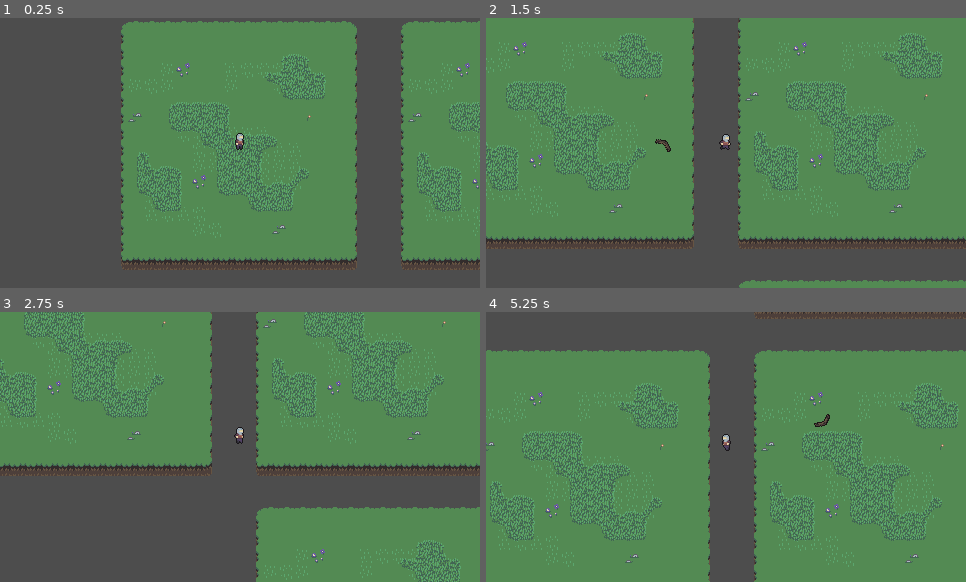
Above: before the commit, frames 1-4 (two rows, left to right).
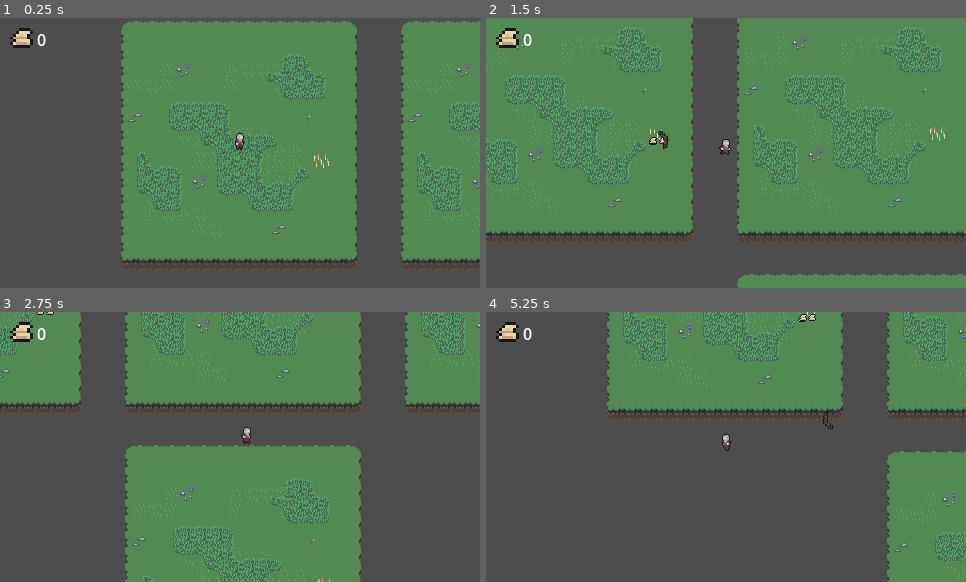
Above: after the commit, the same moments.

Repository: Yusless/tilespinninggame
Game: Godot game, scene res://scenes/main_scene.tscn
The game is run twice, just before and just after one commit, with the same random seed, the same clock (stepped at 60 frames per second) and the same inputs.
Inputs (mouse positions are in pixels of both pictures, inside the frame that each line leads up to):
- Up to frame 1 (0.25 s): no input
- Up to frame 2 (1.5 s): tap Enter at 0.5 s; move the mouse to (831, 139) at 0.52 s; press the mouse at (831, 139) at 0.53 s; hold D (move_right) 0.53-1.28 s; move the mouse to (630, 166) at 1.27 s; release the mouse at (630, 166) at 1.28 s; hold S (move_down) from 1.28 s (still down); click (630, 166) at 1.35 s
- Up to frame 3 (2.75 s): move the mouse to (288, 387) at 2.02 s; release S (move_down) at 2.03 s; press the mouse at (288, 387) at 2.03 s; hold D (move_right) from 2.03 s (still down)
- Up to frame 4 (5.25 s): move the mouse to (702, 501) at 2.77 s; release D (move_right) at 2.78 s; release the mouse at (702, 501) at 2.78 s; hold W (move_up) 2.78-3.53 s; click (702, 501) at 2.85 s; move the mouse to (870, 487) at 3.52 s; press the mouse at (870, 487) at 3.53 s; hold A (move_left) 3.53-5.03 s; move the mouse to (582, 406) at 4.27 s; release the mouse at (582, 406) at 4.28 s; click (582, 406) at 4.35 s; move the mouse to (750, 447) at 5.02 s; press the mouse at (750, 447) at 5.03 s; hold S (move_down) from 5.03 s (still down)

The runs differ from the first frame. In frame 1, 0.4% of the frame differs, in the area x 2-69%, y 3-56%; in frame 2, 20%; in frame 3, 60%; in frame 4, 73%, in the area x 0-100%, y 0-100%.

Commit message:
Added resource components, manager and counter

Diff:
--- /dev/null
+++ b/global.gd
@@ -0,0 +1,6 @@
+extends Node
+
+func get_manager(manager_type: Object):
+	for mgr in get_tree().get_nodes_in_group("Managers"):
+		if is_instance_of(mgr, manager_type):
+			return mgr
--- /dev/null
+++ b/hud/hud.tscn
@@ -0,0 +1,33 @@
+[gd_scene format=3 uid="uid://bjtqir2jwep7s"]
+
+[ext_resource type="PackedScene" uid="uid://cqe4c2cnhc5f5" path="res://hud/resource_counter.tscn" id="1_6ca3a"]
+[ext_resource type="Resource" uid="uid://c3xr3hu8jlinu" path="res://natural_resources/wheat_resource.tres" id="2_2gk58"]
+
+[node name="HUD" type="Control" unique_id=1161228326]
+layout_mode = 3
+anchors_preset = 15
+anchor_right = 1.0
+anchor_bottom = 1.0
+grow_horizontal = 2
+grow_vertical = 2
+
+[node name="MarginContainer" type="MarginContainer" parent="." unique_id=1989892583]
+layout_mode = 1
+anchors_preset = 15
+anchor_right = 1.0
+anchor_bottom = 1.0
+grow_horizontal = 2
+grow_vertical = 2
+theme_override_constants/margin_left = 10
+theme_override_constants/margin_top = 10
+theme_override_constants/margin_right = 10
+theme_override_constants/margin_bottom = 10
+
+[node name="ResourceCounters" type="VBoxContainer" parent="MarginContainer" unique_id=1200879334]
+layout_mode = 2
+size_flags_horizontal = 0
+size_flags_vertical = 0
+
+[node name="WheatCounter" parent="MarginContainer/ResourceCounters" unique_id=522965764 instance=ExtResource("1_6ca3a")]
+layout_mode = 2
+resource = ExtResource("2_2gk58")
--- /dev/null
+++ b/hud/resource_counter.gd
@@ -0,0 +1,22 @@
+extends HBoxContainer
+class_name ResourceCounter
+
+@export var counter: Label
+@export var resource: NaturalResource
+var resource_manager: ResourceManager
+
+func _ready():
+	resource_manager = Global.get_manager(ResourceManager)
+	resource_manager.resource_added.connect(_on_resource_manager_resource_added)
+	resource_manager.resource_detracted.connect(_on_resource_manager_resource_detracted)
+
+func update_counter():
+	counter.text = str(resource_manager.resource_amounts[resource])
+
+func _on_resource_manager_resource_added(res: NaturalResource):
+	if res == resource:
+		update_counter()
+
+func _on_resource_manager_resource_detracted(res: NaturalResource):
+	if res == resource:
+		update_counter()
--- /dev/null
+++ b/hud/resource_counter.tscn
@@ -0,0 +1,17 @@
+[gd_scene format=3 uid="uid://cqe4c2cnhc5f5"]
+
+[ext_resource type="Script" uid="uid://d2a5hdu6aahq6" path="res://hud/resource_counter.gd" id="1_bq7jd"]
+[ext_resource type="Texture2D" uid="uid://ccks4rl8s3h2l" path="res://natural_resources/resource_icons.png" id="1_kya28"]
+
+[node name="WheatCounter" type="HBoxContainer" unique_id=522965764 node_paths=PackedStringArray("counter")]
+script = ExtResource("1_bq7jd")
+counter = NodePath("Counter")
+
+[node name="Icon" type="TextureRect" parent="." unique_id=1770491988]
+layout_mode = 2
+texture = ExtResource("1_kya28")
+expand_mode = 3
+
+[node name="Counter" type="Label" parent="." unique_id=761771920]
+layout_mode = 2
+text = "0"
--- a/materials/wheat.tscn
+++ /dev/null
@@ -1,22 +0,0 @@
-[gd_scene format=3 uid="uid://dojvj3gokqoqk"]
-
-[ext_resource type="Script" uid="uid://nno1v8gxy1x8" path="res://components/health_component.gd" id="1_bjdyc"]
-[ext_resource type="Script" uid="uid://drtj3bknkeioh" path="res://components/hurtbox_component.gd" id="2_sfjcg"]
-
-[sub_resource type="RectangleShape2D" id="RectangleShape2D_kg37j"]
-
-[node name="Wheat" type="Node2D" unique_id=173354698]
-
-[node name="HealthComponent" type="Node" parent="." unique_id=992880836]
-script = ExtResource("1_bjdyc")
-max_health = 1
-metadata/_custom_type_script = "uid://nno1v8gxy1x8"
-
-[node name="HurtboxComponent" type="Area2D" parent="." unique_id=1985610439]
-collision_layer = 0
-collision_mask = 4
-script = ExtResource("2_sfjcg")
-
-[node name="CollisionShape2D" type="CollisionShape2D" parent="HurtboxComponent" unique_id=756006451]
-shape = SubResource("RectangleShape2D_kg37j")
-debug_color = Color(1.6364455e-06, 0.6465062, 0.24281707, 0.41960785)
--- /dev/null
+++ b/natural_resources/natural_resource.gd
@@ -0,0 +1,4 @@
+extends Resource
+class_name NaturalResource
+
+@export var name := "wheat"
--- /dev/null
+++ b/natural_resources/natural_resource_node.gd
@@ -0,0 +1,39 @@
+extends Node2D
+class_name NaturalResourceNode
+
+@onready var collectable_scene := preload("res://natural_resources/resource_collectable.tscn")
+
+@export var resource: NaturalResource
+@export var health_component: HealthComponent
+@export var amount_min := 1
+@export var amount_max := 2
+@export var collectable_amount := 3
+@export var collectable_origin: Marker2D
+@export var sprite: AnimatedSprite2D
+
+var harvested := false
+
+func _ready() -> void:
+	health_component.health_depleted.connect(_on_health_depleted)
+	sprite.play("default")
+
+func spawn_collectable():
+	var collectable: ResourceCollectable = collectable_scene.instantiate()
+	collectable.amount = randi_range(amount_min, amount_max)
+	collectable.resource = resource
+	call_deferred("add_child", collectable)
+	collectable.top_level = true
+	collectable.global_position = global_position
+	print(1)
+	pass
+
+func harvest():
+	if harvested:
+		return
+	harvested = true
+	for i in range(collectable_amount):
+		spawn_collectable()
+	sprite.play("harvested")
+
+func _on_health_depleted():
+	harvest()
--- /dev/null
+++ b/natural_resources/resource_collectable.gd
@@ -0,0 +1,42 @@
+extends Node2D
+class_name ResourceCollectable
+
+@export var resource: NaturalResource
+@export var amount := 1
+@export var fly_up_distance := 8.0
+@export var drop_distance := 8.0
+@export var horizontal_spread_max := 6.0
+@export var sprite: AnimatedSprite2D
+@export var animation_player: AnimationPlayer
+@export var collision_shape: CollisionShape2D
+
+
+func _ready() -> void:
+	drop()
+
+func drop():
+	var direction := 1 if randi()%2 else -1
+	var keyframe1 := global_position + Vector2(
+		randf_range(0, horizontal_spread_max) * direction,
+		-fly_up_distance + randf_range(-2.0, 2.0),
+	)
+	var keyframe2 := global_position + Vector2(
+		randf_range(0, horizontal_spread_max) * direction,
+		drop_distance + randf_range(-2.0, 2.0),
+	)
+
+	var tween := create_tween()
+	tween.tween_property(self, "global_position", keyframe1, 0.15).set_ease(Tween.EASE_OUT)
+	tween.tween_property(self, "global_position", keyframe2, 0.25).set_ease(Tween.EASE_IN)
+	tween.tween_property(collision_shape, "disabled", false, 0.0)
+
+func collect():
+	var res_mgr: ResourceManager = Global.get_manager(ResourceManager)
+	res_mgr.add_resource(resource, amount)
+	animation_player.play("collect")
+	await animation_player.animation_finished
+	if is_inside_tree():
+		queue_free()
+
+func _on_player_detector_area_entered(_area: Area2D) -> void:
+	collect()
--- /dev/null
+++ b/natural_resources/resource_collectable.tscn
@@ -0,0 +1,109 @@
+[gd_scene format=3 uid="uid://d267fo2rmy84p"]
+
+[ext_resource type="Script" uid="uid://csnbwddnflk0" path="res://natural_resources/resource_collectable.gd" id="1_o1gfo"]
+[ext_resource type="Texture2D" uid="uid://ccks4rl8s3h2l" path="res://natural_resources/resource_icons.png" id="2_qq1v6"]
+
+[sub_resource type="AtlasTexture" id="AtlasTexture_511nk"]
+atlas = ExtResource("2_qq1v6")
+region = Rect2(0, 0, 8, 8)
+
+[sub_resource type="SpriteFrames" id="SpriteFrames_o1gfo"]
+animations = [{
+"frames": [{
+"duration": 1.0,
+"texture": SubResource("AtlasTexture_511nk")
+}],
+"loop": 1,
+"name": &"wheat",
+"speed": 5.0
+}]
+
+[sub_resource type="Animation" id="Animation_21ecd"]
+length = 0.001
+tracks/0/type = "value"
+tracks/0/imported = false
+tracks/0/enabled = true
+tracks/0/path = NodePath("Sprite:position")
+tracks/0/interp = 1
+tracks/0/loop_wrap = true
+tracks/0/keys = {
+"times": PackedFloat32Array(0),
+"transitions": PackedFloat32Array(1),
+"update": 0,
+"values": [Vector2(0, 0)]
+}
+tracks/1/type = "value"
+tracks/1/imported = false
+tracks/1/enabled = true
+tracks/1/path = NodePath("Sprite:modulate")
+tracks/1/interp = 1
+tracks/1/loop_wrap = true
+tracks/1/keys = {
+"times": PackedFloat32Array(0),
+"transitions": PackedFloat32Array(1),
+"update": 0,
+"values": [Color(1, 1, 1, 1)]
+}
+
+[sub_resource type="Animation" id="Animation_mhojj"]
+resource_name = "collect"
+length = 0.39999999999999997
+step = 0.1
+tracks/0/type = "value"
+tracks/0/imported = false
+tracks/0/enabled = true
+tracks/0/path = NodePath("Sprite:position")
+tracks/0/interp = 1
+tracks/0/loop_wrap = true
+tracks/0/keys = {
+"times": PackedFloat32Array(0, 0.4),
+"transitions": PackedFloat32Array(1, 0.5),
+"update": 0,
+"values": [Vector2(0, 0), Vector2(0, -4)]
+}
+tracks/1/type = "value"
+tracks/1/imported = false
+tracks/1/enabled = true
+tracks/1/path = NodePath("Sprite:modulate")
+tracks/1/interp = 1
+tracks/1/loop_wrap = true
+tracks/1/keys = {
+"times": PackedFloat32Array(0, 0.4),
+"transitions": PackedFloat32Array(1, 0.5),
+"update": 0,
+"values": [Color(1, 1, 1, 1), Color(1, 1, 1, 0)]
+}
+
+[sub_resource type="AnimationLibrary" id="AnimationLibrary_y2dwq"]
+_data = {
+&"RESET": SubResource("Animation_21ecd"),
+&"collect": SubResource("Animation_mhojj")
+}
+
+[sub_resource type="RectangleShape2D" id="RectangleShape2D_kg37j"]
+size = Vector2(12, 12)
+
+[node name="ResourceCollectable" type="Node2D" unique_id=311562473 node_paths=PackedStringArray("sprite", "animation_player", "collision_shape")]
+top_level = true
+script = ExtResource("1_o1gfo")
+sprite = NodePath("Sprite")
+animation_player = NodePath("AnimationPlayer")
+collision_shape = NodePath("PlayerDetector/CollisionShape2D")
+
+[node name="Sprite" type="AnimatedSprite2D" parent="." unique_id=337912061]
+sprite_frames = SubResource("SpriteFrames_o1gfo")
+animation = &"wheat"
+
+[node name="AnimationPlayer" type="AnimationPlayer" parent="." unique_id=1278813624]
+libraries/ = SubResource("AnimationLibrary_y2dwq")
+
+[node name="PlayerDetector" type="Area2D" parent="." unique_id=66793969]
+collision_layer = 0
+collision_mask = 2
+
+[node name="CollisionShape2D" type="CollisionShape2D" parent="PlayerDetector" unique_id=750306244]
+shape = SubResource("RectangleShape2D_kg37j")
+disabled = true
+debug_color = Color(1.6364455e-06, 0.6465062, 0.24281707, 0.41960785)
+
+[connection signal="area_entered" from="PlayerDetector" to="." method="_on_player_detector_area_entered"]
--- /dev/null
+++ b/natural_resources/resource_manager.gd
@@ -0,0 +1,21 @@
+extends Node
+class_name ResourceManager
+
+signal resource_added(resource: NaturalResource)
+signal resource_detracted(resource: NaturalResource)
+
+@export var available_resources: Array[NaturalResource]
+
+var resource_amounts: Dictionary[NaturalResource, int]
+
+func _ready() -> void:
+	for res in available_resources:
+		resource_amounts[res] = 0
+
+func add_resource(res: NaturalResource, amount: int):
+	resource_amounts[res] += amount
+	resource_added.emit(res)
+
+func detract_resource(res: NaturalResource, amount: int):
+	resource_amounts[res] = max(0, resource_amounts[res] - amount)
+	resource_detracted.emit(res)
--- /dev/null
+++ b/natural_resources/wheat.tscn
@@ -0,0 +1,65 @@
+[gd_scene format=3 uid="uid://dojvj3gokqoqk"]
+
+[ext_resource type="Script" uid="uid://dbsn27wpp5q4p" path="res://natural_resources/natural_resource_node.gd" id="1_gwl5s"]
+[ext_resource type="Resource" uid="uid://c3xr3hu8jlinu" path="res://natural_resources/wheat_resource.tres" id="2_skmqv"]
+[ext_resource type="Script" uid="uid://nno1v8gxy1x8" path="res://components/health_component.gd" id="2_wtba6"]
+[ext_resource type="Script" uid="uid://drtj3bknkeioh" path="res://components/hurtbox_component.gd" id="3_skmqv"]
+[ext_resource type="Texture2D" uid="uid://cucejsxyki48h" path="res://assets/graphics/wheat_placeholder.png" id="4_2byp2"]
+
+[sub_resource type="RectangleShape2D" id="RectangleShape2D_kg37j"]
+
+[sub_resource type="AtlasTexture" id="AtlasTexture_r6an1"]
+atlas = ExtResource("4_2byp2")
+region = Rect2(0, 0, 16, 16)
+
+[sub_resource type="AtlasTexture" id="AtlasTexture_ebd77"]
+atlas = ExtResource("4_2byp2")
+region = Rect2(16, 0, 16, 16)
+
+[sub_resource type="SpriteFrames" id="SpriteFrames_kg37j"]
+animations = [{
+"frames": [{
+"duration": 1.0,
+"texture": SubResource("AtlasTexture_r6an1")
+}],
+"loop": 1,
+"name": &"default",
+"speed": 5.0
+}, {
+"frames": [{
+"duration": 1.0,
+"texture": SubResource("AtlasTexture_ebd77")
+}],
+"loop": 1,
+"name": &"harvested",
+"speed": 5.0
+}]
+
+[node name="Wheat" type="Node2D" unique_id=173354698 node_paths=PackedStringArray("health_component", "collectable_origin", "sprite")]
+script = ExtResource("1_gwl5s")
+resource = ExtResource("2_skmqv")
+health_component = NodePath("HealthComponent")
+collectable_origin = NodePath("CollectableOrigin")
+sprite = NodePath("Sprite")
+
+[node name="HealthComponent" type="Node" parent="." unique_id=992880836]
+script = ExtResource("2_wtba6")
+max_health = 1
+metadata/_custom_type_script = "uid://nno1v8gxy1x8"
+
+[node name="HurtboxComponent" type="Area2D" parent="." unique_id=1985610439 node_paths=PackedStringArray("health_component")]
+collision_layer = 32
+collision_mask = 4
+script = ExtResource("3_skmqv")
+health_component = NodePath("../HealthComponent")
+
+[node name="CollisionShape2D" type="CollisionShape2D" parent="HurtboxComponent" unique_id=756006451]
+shape = SubResource("RectangleShape2D_kg37j")
+debug_color = Color(1.6364455e-06, 0.6465062, 0.24281707, 0.41960785)
+
+[node name="Sprite" type="AnimatedSprite2D" parent="." unique_id=262051222]
+sprite_frames = SubResource("SpriteFrames_kg37j")
+animation = &"harvested"
+
+[node name="CollectableOrigin" type="Marker2D" parent="." unique_id=1246272587]
+visible = false
--- /dev/null
+++ b/natural_resources/wheat_resource.tres
@@ -0,0 +1,7 @@
+[gd_resource type="Resource" script_class="NaturalResource" format=3 uid="uid://c3xr3hu8jlinu"]
+
+[ext_resource type="Script" uid="uid://36bx0jkgt0vc" path="res://natural_resources/natural_resource.gd" id="1_mj7v3"]
+
+[resource]
+script = ExtResource("1_mj7v3")
+metadata/_custom_type_script = "uid://36bx0jkgt0vc"
--- a/player/boomerang.tscn
+++ b/player/boomerang.tscn
@@ -19,7 +19,7 @@
 
 [node name="Hitbox" type="Area2D" parent="." unique_id=807933109]
 collision_layer = 4
-collision_mask = 2
+collision_mask = 34
 script = ExtResource("3_c7gwn")
 damage = 2
 metadata/_custom_type_script = "uid://drkvcnbwm8ot3"
--- a/project.godot
+++ b/project.godot
@@ -16,6 +16,10 @@
 config/features=PackedStringArray("4.7", "Forward Plus")
 config/icon="res://assets/icon.svg"
 
+[autoload]
+
+Global="*uid://16qu6801ebgr"
+
 [display]
 
 window/size/viewport_width=480
@@ -27,6 +31,7 @@
 [global_group]
 
 Player=""
+Managers=""
 
 [input]
 
@@ -64,6 +69,7 @@
 2d_physics/layer_3="player_attacks"
 2d_physics/layer_4="enemies"
 2d_physics/layer_5="enemy_attacks"
+2d_physics/layer_6="resources"
 
 [physics]
 
--- a/scenes/Tile.tscn
+++ b/scenes/Tile.tscn
@@ -2,6 +2,7 @@
 
 [ext_resource type="Script" uid="uid://c0l63n1xdgh7p" path="res://scripts/tile.gd" id="1_vhibn"]
 [ext_resource type="PackedScene" uid="uid://blusdwlfchhx7" path="res://assets/graphics/tile_visuals.tscn" id="2_vhibn"]
+[ext_resource type="PackedScene" uid="uid://dojvj3gokqoqk" path="res://natural_resources/wheat.tscn" id="3_r3gf4"]
 
 [sub_resource type="SegmentShape2D" id="SegmentShape2D_jq8tk"]
 a = Vector2(-120, -121)
@@ -107,3 +108,6 @@
 [node name="LeftRightBorder" type="CollisionShape2D" parent="StaticBody2D" unique_id=1463410384]
 rotation = 4.712389
 shape = SubResource("SegmentShape2D_o7uur")
+
+[node name="Wheat" parent="." unique_id=173354698 instance=ExtResource("3_r3gf4")]
+position = Vector2(82, 19)
--- a/scenes/main_scene.tscn
+++ b/scenes/main_scene.tscn
@@ -4,8 +4,16 @@
 [ext_resource type="Script" uid="uid://c52h00sukof0w" path="res://scripts/cells_system.gd" id="3_7ykc4"]
 [ext_resource type="PackedScene" uid="uid://bg883sbyv044c" path="res://scenes/border_component.tscn" id="4_gubc5"]
 [ext_resource type="PackedScene" uid="uid://dhfxsclatflk7" path="res://scenes/Tile.tscn" id="4_pu3yx"]
+[ext_resource type="Script" uid="uid://duuyi4e3d3ipw" path="res://natural_resources/resource_manager.gd" id="5_c16ls"]
+[ext_resource type="Script" uid="uid://36bx0jkgt0vc" path="res://natural_resources/natural_resource.gd" id="6_18nlu"]
+[ext_resource type="Resource" uid="uid://c3xr3hu8jlinu" path="res://natural_resources/wheat_resource.tres" id="7_c1pb6"]
+[ext_resource type="PackedScene" uid="uid://bjtqir2jwep7s" path="res://hud/hud.tscn" id="8_18nlu"]
 
 [node name="MainScene" type="Node" unique_id=2095065835]
+
+[node name="ResourceManager" type="Node" parent="." unique_id=84701733 groups=["Managers"]]
+script = ExtResource("5_c16ls")
+available_resources = Array[ExtResource("6_18nlu")]([ExtResource("7_c1pb6")])
 
 [node name="Player" parent="." unique_id=251603508 instance=ExtResource("1_w2twt")]
 position = Vector2(1, 11)
@@ -33,3 +41,7 @@
 
 [node name="Tile5" parent="CellsSystem" unique_id=306828586 instance=ExtResource("4_pu3yx")]
 position = Vector2(286, -295)
+
+[node name="GUILayer" type="CanvasLayer" parent="." unique_id=587643093]
+
+[node name="HUD" parent="GUILayer" unique_id=1161228326 instance=ExtResource("8_18nlu")]
--- a/scenes/player.tscn
+++ b/scenes/player.tscn
@@ -3,9 +3,6 @@
 [ext_resource type="Script" uid="uid://xvje5h6ttbty" path="res://scripts/player.gd" id="1_g2els"]
 [ext_resource type="Texture2D" uid="uid://3b8xhhpq4f7a" path="res://player/player-Sheet.png" id="2_qhqgy"]
 [ext_resource type="PackedScene" uid="uid://ccj1l3ms32as7" path="res://player/boomerang.tscn" id="3_qhqgy"]
-
-[sub_resource type="CircleShape2D" id="CircleShape2D_jq8tk"]
-radius = 13.0
 
 [sub_resource type="AtlasTexture" id="AtlasTexture_dqkch"]
 atlas = ExtResource("2_qhqgy")
@@ -69,6 +66,9 @@
 "speed": 10.0
 }]
 
+[sub_resource type="RectangleShape2D" id="RectangleShape2D_qhqgy"]
+size = Vector2(7, 4)
+
 [sub_resource type="RectangleShape2D" id="RectangleShape2D_kg37j"]
 
 [node name="Player" type="CharacterBody2D" unique_id=251603508 node_paths=PackedStringArray("boomerang", "sprite") groups=["Player"]]
@@ -78,17 +78,17 @@
 boomerang = NodePath("Boomerang")
 sprite = NodePath("Sprite")
 
-[node name="CollisionShape2D" type="CollisionShape2D" parent="." unique_id=1949865156]
-position = Vector2(0, -13)
-shape = SubResource("CircleShape2D_jq8tk")
-
 [node name="Sprite" type="AnimatedSprite2D" parent="." unique_id=112002694]
 z_index = 1
-position = Vector2(-9.536743e-07, -12.000001)
+position = Vector2(0, -12)
 sprite_frames = SubResource("SpriteFrames_3xd07")
 animation = &"idle"
 frame_progress = 1.0
 offset = Vector2(1, 0)
+
+[node name="CollisionShape2D" type="CollisionShape2D" parent="." unique_id=1949865156]
+position = Vector2(-0.5, -5)
+shape = SubResource("RectangleShape2D_qhqgy")
 
 [node name="Camera2D" type="Camera2D" parent="." unique_id=1319108064]
 position_smoothing_enabled = true
@@ -105,6 +105,7 @@
 collision_mask = 0
 
 [node name="CollisionShape2D" type="CollisionShape2D" parent="Hitbox" unique_id=1576054573]
-position = Vector2(0, -13)
+visible = false
+position = Vector2(0, -12)
 shape = SubResource("RectangleShape2D_kg37j")
 debug_color = Color(1.6364455e-06, 0.6465062, 0.24281707, 0.41960785)
Binary file added: assets/graphics/wheat_placeholder.aseprite
Binary file added: assets/graphics/wheat_placeholder.png
Not shown, added: assets/graphics/wheat_placeholder.png.import
Not shown, added: global.gd.uid
Not shown, added: hud/resource_counter.gd.uid
Not shown, added: natural_resources/natural_resource.gd.uid
Not shown, added: natural_resources/natural_resource_node.gd.uid
Not shown, added: natural_resources/resource_collectable.gd.uid
Binary file added: natural_resources/resource_icons.png
Not shown, added: natural_resources/resource_icons.png.import
Not shown, added: natural_resources/resource_manager.gd.uid
